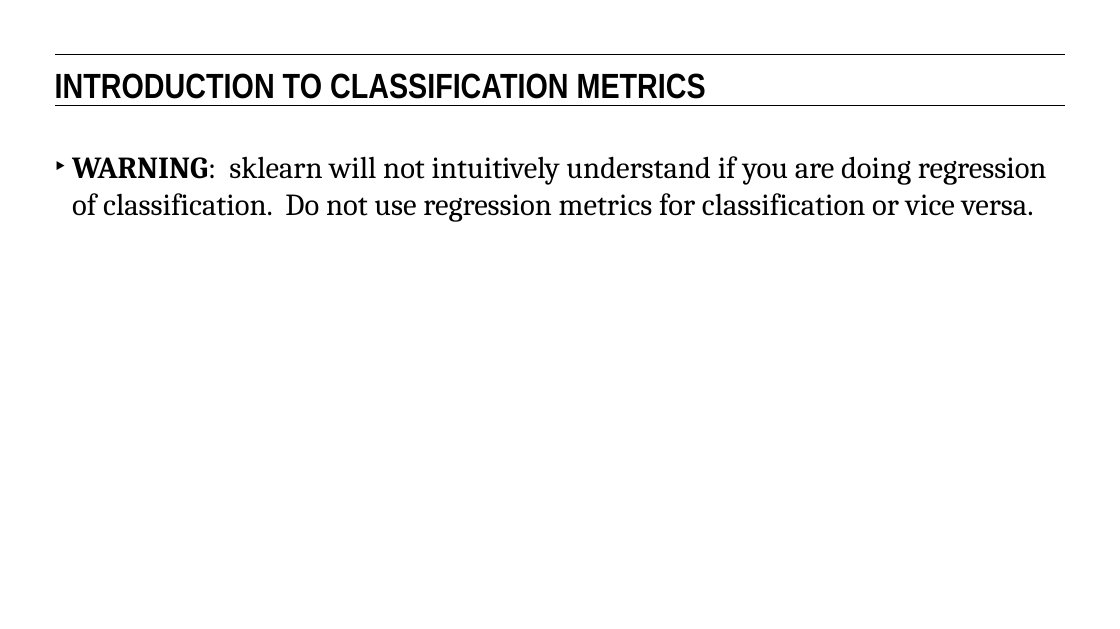
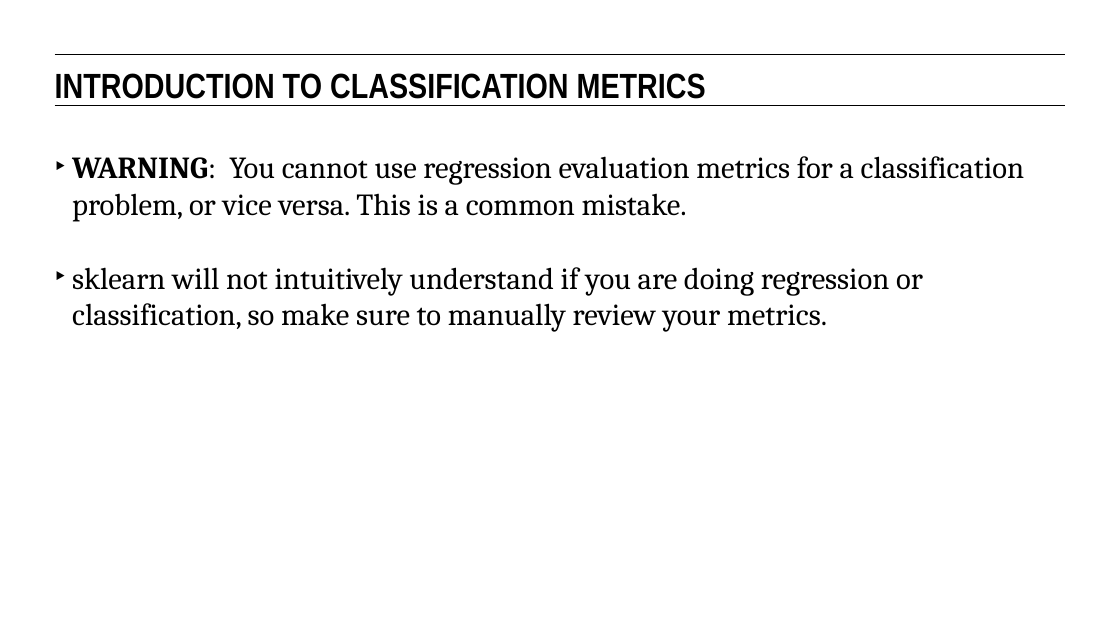
Before and after one commit to eflautt/ga-data-science, a slide deck: slide 41 of lessons/lesson-08/08-intro-to-classification.pptx (slide 38 before the commit). Drawn at 1120x629 pixels with LibreOffice and Linux fonts; fonts in the diff are those of the drawing. Boxes give left, top, right and bottom in pixels: in the first picture for what was removed or moved away, otherwise in the second. Text is boxed around its words. In the diff, an @@ line names an element or a change of style, - is before the commit and + after.

```diff
--- a/lessons/lesson-08/08-intro-to-classification.pptx
+++ b/lessons/lesson-08/08-intro-to-classification.pptx
@@ text at <box>72,156,1024,332</box>: text changed @@
-‣ WARNING: sklearn will not intuitively understand if you are doing regression of classification. Do not use regression metrics for classification or vice versa.
+‣ WARNING: You cannot use regression evaluation metrics for a classification problem, or vice versa. This is a common mistake.
+‣ sklearn will not intuitively understand if you are doing regression or classification, so make sure to manually review your metrics.
```
Also in this commit, not shown: 12 other slides changed, 3 slides added.
